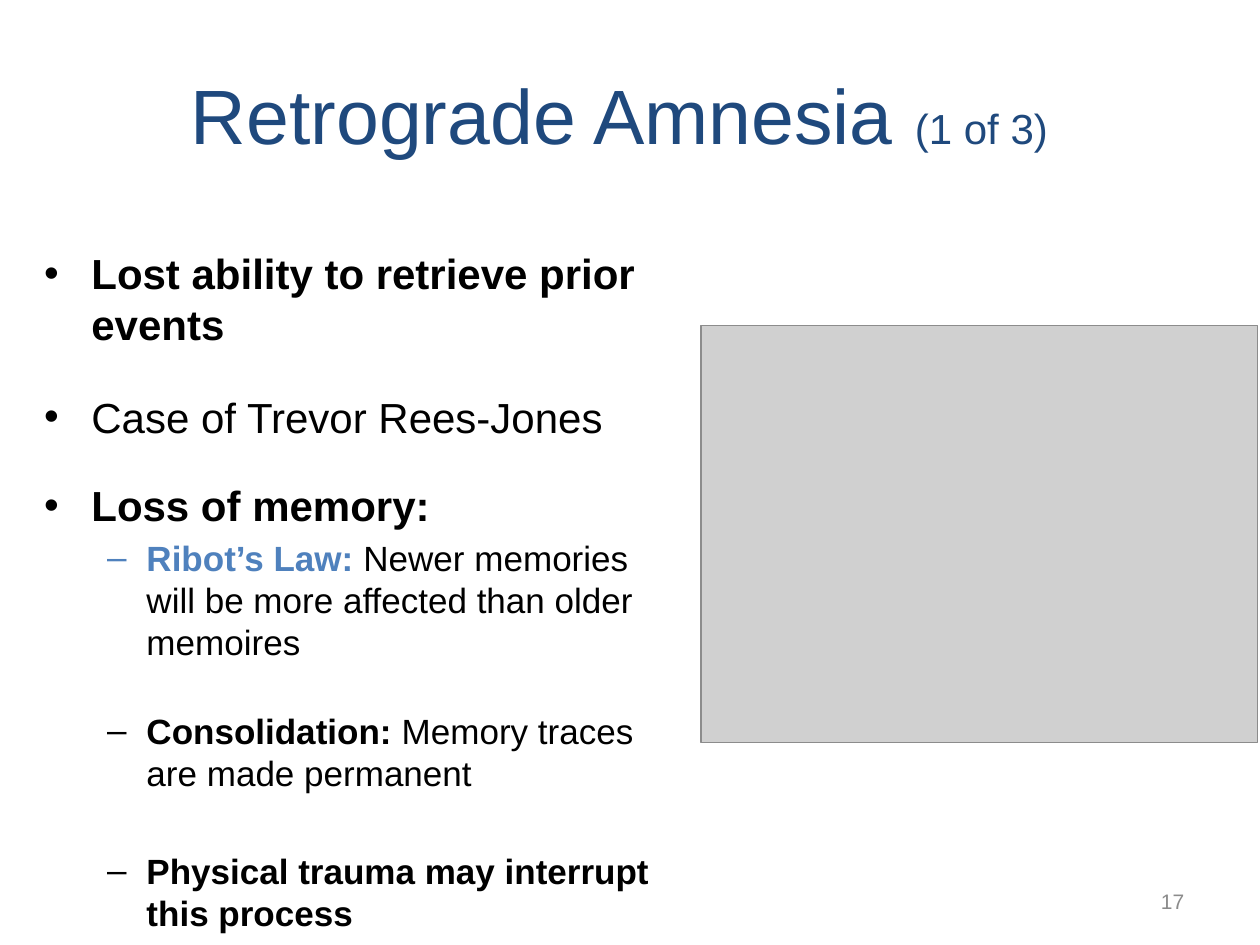
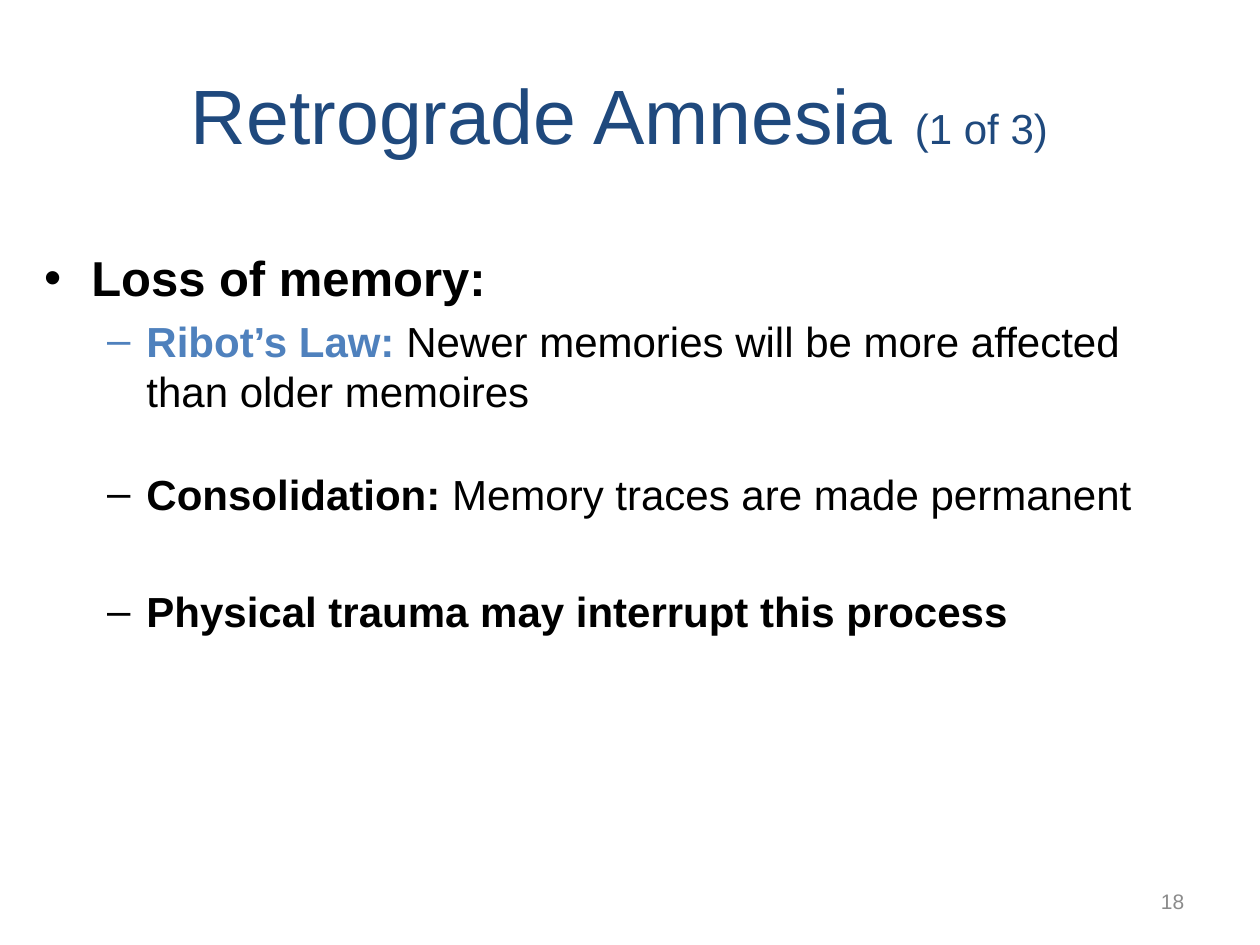
Before and after one commit to npm27/Teaching-Materials, a slide deck: slide 18 of Memory/Slides/Chapter 10.PPTX (slide 17 before the commit). Drawn at 1260x945 pixels with LibreOffice and Linux fonts; fonts in the diff are those of the drawing; grey boxes stand for pictures. Boxes give left, top, right and bottom in pixels: in the first picture for what was removed or moved away, otherwise in the second. Text is boxed around its words. In the diff, an @@ line names an element or a change of style, - is before the commit and + after.

```diff
--- a/Memory/Slides/Chapter 10.PPTX
+++ b/Memory/Slides/Chapter 10.PPTX
@@ text "Loss of memory:" at [91,260,1132,636]: size 24 to 28 pt in "Loss of memory:"; size 20 to 24 pt @@
@@ text at [91,258,635,434]: paragraphs removed @@
-• Lost ability to retrieve prior events
-• Case of Trevor Rees-Jones
@@ picture removed at [701,325,1257,742] @@
@@ page number at [1161,894,1184,909]: text changed @@
-17
+18
```
Also in this commit, not shown: 3 other slides changed, 1 slide added.
